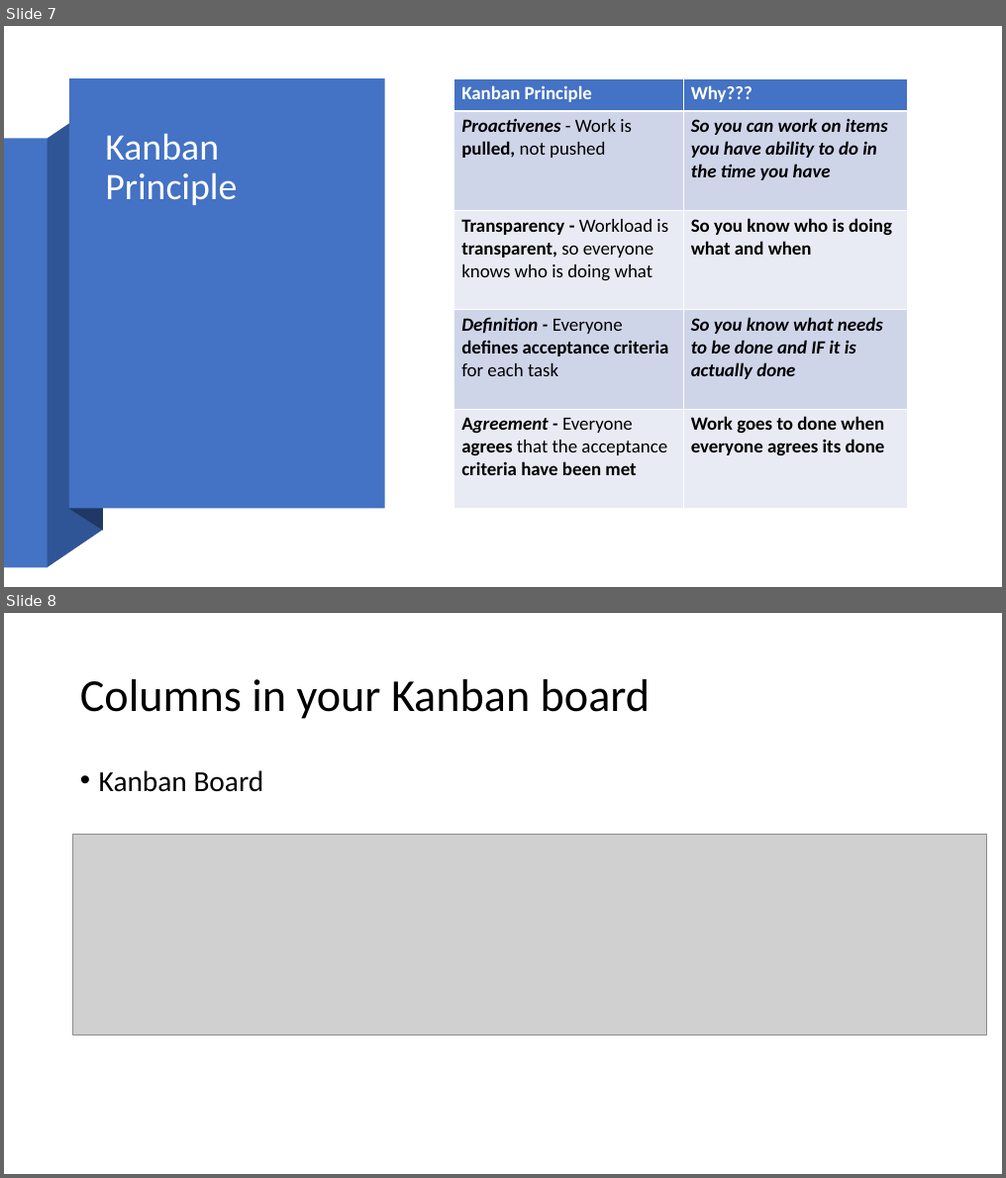
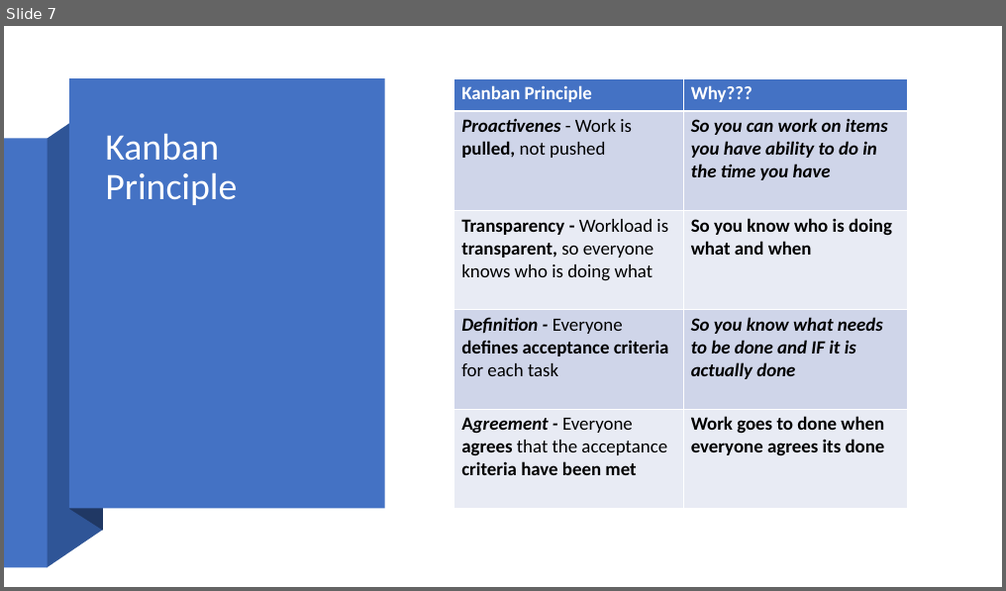
Before and after one commit to mschray/IPro497Sample, a slide deck: Course Content/What is Kanban (101).pptx. Shown one above the other, each under a label of ours: slides 7 and 8 before the commit, slide 7 after it. The pictures are 1006x1178 and 1006x591 pixels, drawn with LibreOffice and Linux fonts; fonts in the diff are those of the drawing; grey boxes stand for pictures. Boxes give left, top, right and bottom in pixels: in the first picture for what was removed or moved away, otherwise in the second. Text is boxed around its words. In the diff, an @@ line names an element or a change of style, - is before the commit and + after.

```diff
--- a/Course Content/What is Kanban (101).pptx
+++ b/Course Content/What is Kanban (101).pptx
@@ slide 8 removed at box(4, 613, 1002, 1174), background #FFFFFF @@
@@ title removed at box(80, 679, 649, 719) @@
-Columns in your Kanban board
@@ text removed at box(99, 770, 264, 792) @@
-• Kanban Board
@@ picture removed at box(73, 835, 987, 1035) @@
```
Also in this commit, not shown: 1 other file.
